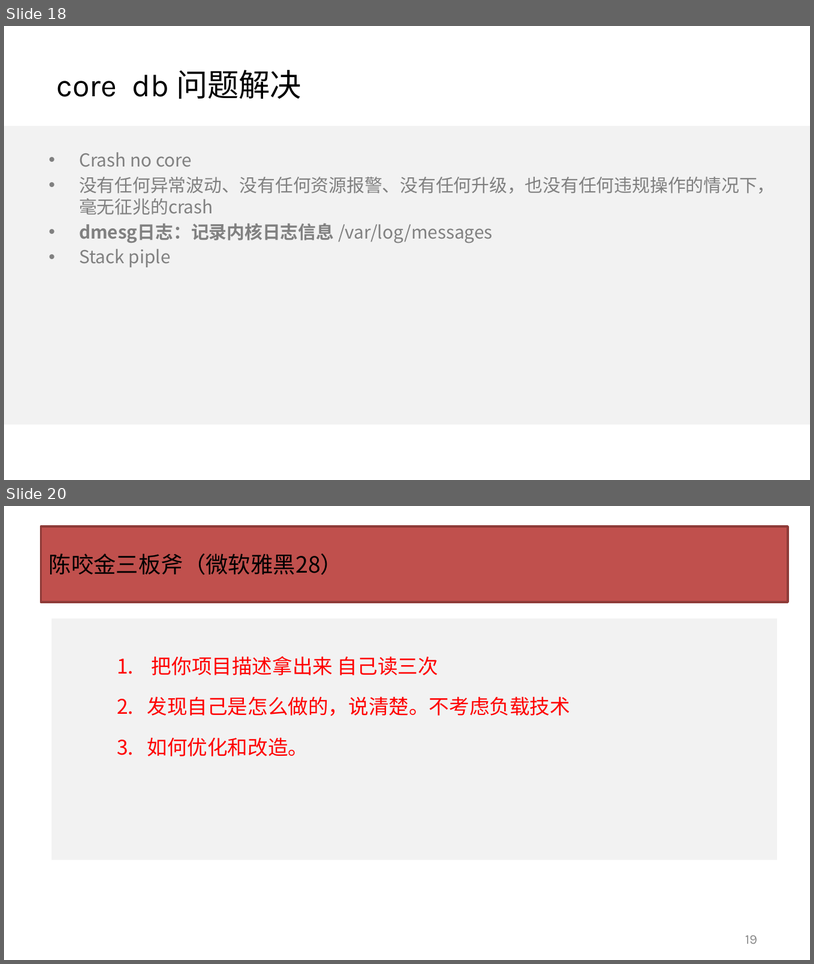
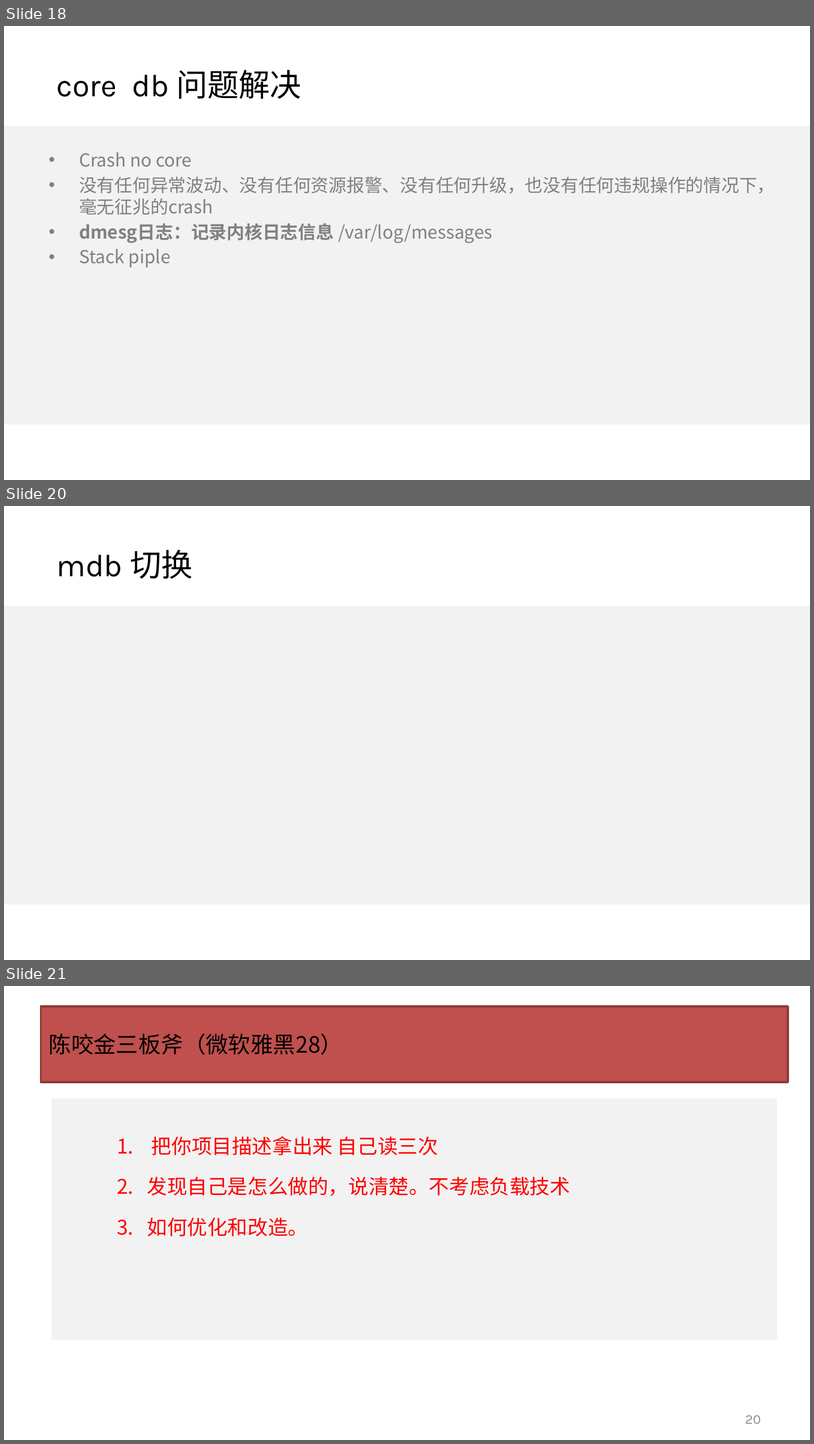
Before and after one commit to wangcy6/weekly, a slide deck: ppt/2020/实战项目.pptx. Shown one above the other, each under a label of ours: slides 18 and 20 before the commit, slides 18, 20 and 21 after it; the slides between them are not shown. The pictures are 814x964 and 814x1444 pixels, drawn with LibreOffice and Linux fonts; fonts in the diff are those of the drawing; background and template pictures are left out. Boxes give left, top, right and bottom in pixels: in the first picture for what was removed or moved away, otherwise in the second. Text is boxed around its words. In the diff, an @@ line names an element or a change of style, - is before the commit and + after.

```diff
--- a/ppt/2020/实战项目.pptx
+++ b/ppt/2020/实战项目.pptx
@@ slide 20 added at [4, 506, 810, 960], background #FFFFFF; not listed: 1 template element that a slide beside it also shows @@
@@ title added at [56, 550, 192, 579], 28 pt, text #000000 @@
+mdb 切换
@@ what was slide 20 is now slide 21 @@
@@ page number at [746, 1415, 761, 1423]: text changed @@
-19
+20
```
Also in this commit, not shown: 1 slide changed, 10 other files.
